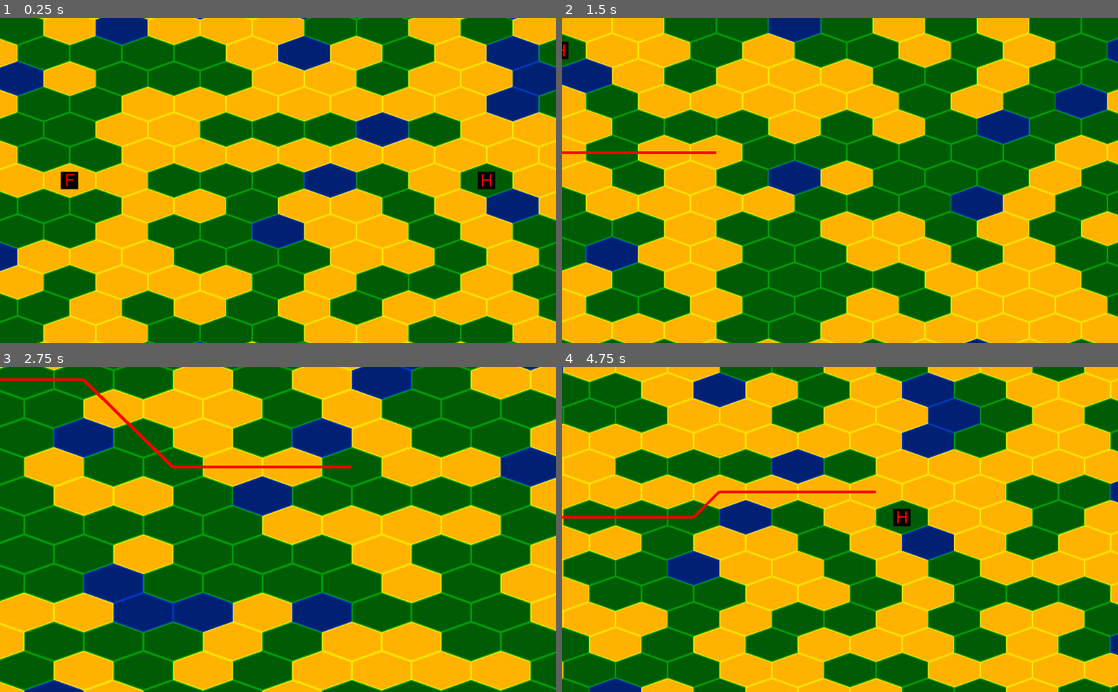
Above: before the commit, frames 1-4 (two rows, left to right).
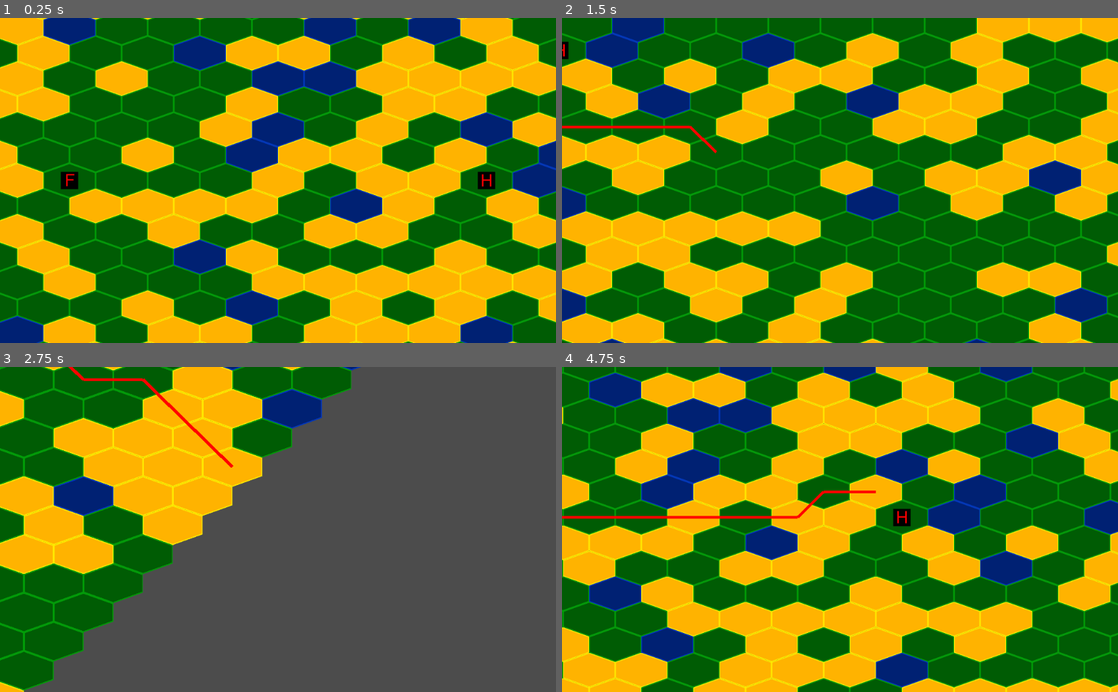
Above: after the commit, the same moments.

Repository: fat-beaver/hedgehog
Game: Godot game, scene res://battle.tscn
Two runs of this game, one before a commit and one after it. Both use one fixed random seed, a clock stepped at 60 frames per second and the inputs below.
Inputs (mouse positions are in pixels of both pictures, inside the frame that each line leads up to):
- Up to frame 1 (0.25 s): no input
- Up to frame 2 (1.5 s): tap Enter at 0.5 s; move the mouse to (962, 164) at 0.52 s; press the mouse at (962, 164) at 0.53 s; hold Right (move_right) 0.53-1.28 s; move the mouse to (728, 196) at 1.27 s; release the mouse at (728, 196) at 1.28 s; hold Down (move_down) from 1.28 s (still down); click (728, 196) at 1.35 s
- Up to frame 3 (2.75 s): move the mouse to (333, 458) at 2.02 s; release Down (move_down) at 2.03 s; press the mouse at (333, 458) at 2.03 s; hold Right (move_right) from 2.03 s (still down); tap Mouse wheel up (zoom_in) at 2.1 s
- Up to frame 4 (4.75 s): move the mouse to (812, 594) at 2.77 s; release Right (move_right) at 2.78 s; release the mouse at (812, 594) at 2.78 s; hold Up (move_up) 2.78-3.53 s; tap Mouse wheel down (zoom_out) at 2.85 s; click (812, 594) at 3.05 s; move the mouse to (1006, 578) at 3.52 s; press the mouse at (1006, 578) at 3.53 s; hold Left (move_left) from 3.53 s (still down); move the mouse to (673, 480) at 4.27 s; release the mouse at (673, 480) at 4.28 s; click (673, 480) at 4.35 s

The runs differ from the first frame. In frame 1, 66% of the frame differs, in the area x 0-100%, y 0-100%; in frame 2, 58%; in frame 3, 84%; in frame 4, 66%.

Commit message:
Moved things from nodes in the tree to classes in just the code

Diff:
--- a/Hex.gd
+++ b/Hex.gd
@@ -8,9 +8,6 @@
 #constants for hex size, cannot get these from tilemap because the size used for scaling is not the actual size
 const hex_width = 192
 const hex_height = 128
-
-func _ready():
-	pass
 
 func _init(new_coords: Vector2, new_terrain_type: int):
 	coords = new_coords
--- a/HexGrid.gd
+++ b/HexGrid.gd
@@ -2,11 +2,12 @@
 class_name HexGrid
 
 
-onready var _tile_map = $TileMap
-onready var _camera = $Camera2D
-onready var _path = $HexPath
-
-const map_size = 40
+var _tile_map = TileMap.new()
+#tilemap constants
+const tileset_name = "testing_tileset.tres"
+const graphical_hex_size = Vector2(192, 94)
+
+const map_size = 25
 const _mouse_offset_x = -98
 const _mouse_offset_y = -62
 #a multiplier for the pathing heuristic equal to the movement cost of a "standard" tile so that the
@@ -22,11 +23,19 @@
 
 const _directions = [Vector2(1,0), Vector2(0,1), Vector2(-1,1), Vector2(-1,0), Vector2(0,-1), Vector2(1,-1)]
 
-func _ready():
+func _init():
 	#generate the map
 	randomize()
+	_set_up_tilemap()
 	_generate_map()
 	_draw_map()
+
+func _set_up_tilemap():
+	add_child(_tile_map)
+	_tile_map.tile_set = load(tileset_name)
+	_tile_map.cell_size = graphical_hex_size
+	_tile_map.cell_half_offset = 0
+	_tile_map.cell_y_sort = true
 
 func _generate_map():
 	#create all of the hexes to fill a sample map
@@ -119,7 +128,7 @@
 
 func find_path_between(start: Hex, goal: Hex) -> Array:
 	#cannot find a path between cells that do not exist
-	if start == null or goal == null:
+	if start == null or goal == null or !start.is_passable() or !goal.is_passable():
 		return Array()
 	var frontier = PriorityQueue.new()
 	frontier.push(start, 0)
--- a/HexPath.gd
+++ b/HexPath.gd
@@ -4,6 +4,13 @@
 var _current_path = []
 
 const _path_thickness = 10
+
+func _init(path):
+	if path == null:
+		clear_path()
+	else:
+		_current_path = path
+	update()
 
 func _draw():
 	if _current_path == null:
--- a/battle.gd
+++ b/battle.gd
@@ -1,23 +1,54 @@
 extends Node2D
 
-onready var camera = $HexGrid/Camera2D
-onready var grid = $HexGrid
-onready var path = $HexGrid/HexPath
+
 
 var last_mouse_hex
 var zoom_level = 2
-
+#camera constants
 const min_zoom = 1
 const max_zoom = 5
 const camera_movement_mult = 1200
+#ferret constants
+const ferret_sprite_location = "art/ferret/png/test_1.png"
+const ferret_hex_coords = Vector2(-4, 0)
+#hedgehog constants
+const hedgehog_sprite_location = "art/hedgehog/png/test_1.png"
+const hedgehog_hex_coords = Vector2(4, 0)
 
-const ferret_hex_coords = Vector2(-4, 0)
 onready var ferret_hex = grid.get_hex_at_coords(ferret_hex_coords)
 
+var path = HexPath.new(null)
+var camera = Camera2D.new()
+var grid = HexGrid.new()
+var ferret = Node2D.new()
+var hedgehog = Node2D.new()
+
 func _ready():
+	#add the path and the camera as children
+	add_child(grid)
+	add_child(path)
+	_set_up_camera()
+	_set_up_critters()
+
+func _set_up_camera():
+	add_child(camera)
+	#set the camera as the current one so it is actually used
+	camera.current = true
 	#centre the camera on hex (0,0)
 	camera.set_global_position(grid.get_hex_at_coords(Vector2(0, 0)).get_centre_point())
 	camera.zoom = Vector2(zoom_level, zoom_level)
+
+func _set_up_critters():
+	add_child(ferret)
+	ferret.position = grid.get_hex_at_coords(ferret_hex_coords).get_centre_point()
+	var ferret_sprite = Sprite.new()
+	ferret_sprite.texture = load(ferret_sprite_location)
+	ferret.add_child(ferret_sprite)
+	add_child(hedgehog)
+	hedgehog.position = grid.get_hex_at_coords(hedgehog_hex_coords).get_centre_point()
+	var hedgehog_sprite = Sprite.new()
+	hedgehog_sprite.texture = load(hedgehog_sprite_location)
+	hedgehog.add_child(hedgehog_sprite)
 
 func _process(delta):
 	var movement_vector: Vector2 = Input.get_vector("move_left", "move_right", "move_up", "move_down")
@@ -29,11 +60,8 @@
 		if last_mouse_hex != mouse_hex and mouse_hex != null:
 			var path_start = ferret_hex
 			var path_end = mouse_hex
-			if path_start.is_passable() and path_end.is_passable():
-				path.set_path(grid.find_path_between(path_start, path_end))
-				last_mouse_hex = mouse_hex
-			else:
-				path.clear_path()
+			path.set_path(grid.find_path_between(path_start, path_end))
+			last_mouse_hex = mouse_hex
 
 	if Input.is_action_just_released("zoom_out") and zoom_level < max_zoom:
 		zoom_level += 0.25
--- a/battle.tscn
+++ b/battle.tscn
@@ -1,42 +1,6 @@
-[gd_scene load_steps=7 format=2]
+[gd_scene load_steps=2 format=2]
 
-[ext_resource path="res://testing_tileset.tres" type="TileSet" id=1]
 [ext_resource path="res://battle.gd" type="Script" id=2]
-[ext_resource path="res://art/ferret/png/test_1.png" type="Texture" id=3]
-[ext_resource path="res://art/hedgehog/png/test_1.png" type="Texture" id=4]
-[ext_resource path="res://HexGrid.gd" type="Script" id=5]
-[ext_resource path="res://HexPath.gd" type="Script" id=6]
 
 [node name="battle" type="Node2D"]
 script = ExtResource( 2 )
-
-[node name="HexGrid" type="Node2D" parent="."]
-script = ExtResource( 5 )
-
-[node name="TileMap" type="TileMap" parent="HexGrid"]
-position = Vector2( 1, 0 )
-tile_set = ExtResource( 1 )
-cell_size = Vector2( 192, 94 )
-cell_custom_transform = Transform2D( 0, 0, 0, 0, 0, 0 )
-cell_half_offset = 0
-cell_y_sort = true
-show_collision = true
-format = 1
-
-[node name="HexPath" type="Node2D" parent="HexGrid"]
-script = ExtResource( 6 )
-
-[node name="Camera2D" type="Camera2D" parent="HexGrid"]
-current = true
-
-[node name="Ferret #1" type="Node2D" parent="."]
-position = Vector2( -672, 64 )
-
-[node name="Sprite" type="Sprite" parent="Ferret #1"]
-texture = ExtResource( 3 )
-
-[node name="Hedgehog #1" type="Node2D" parent="."]
-position = Vector2( 864, 64 )
-
-[node name="Sprite" type="Sprite" parent="Hedgehog #1"]
-texture = ExtResource( 4 )
